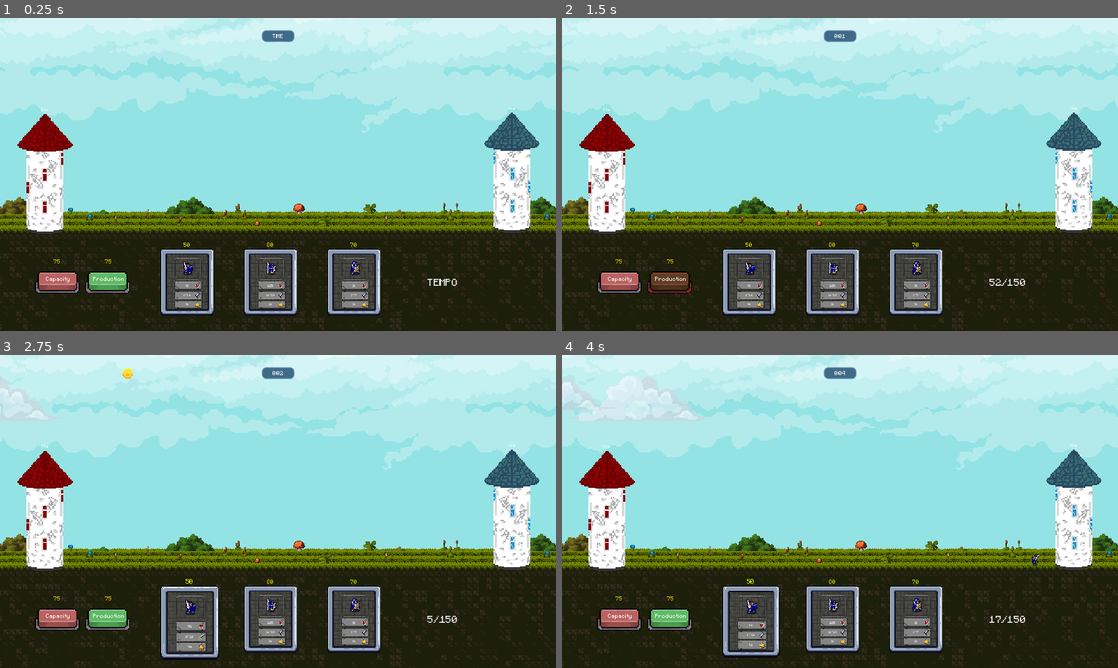
Above: before the commit, frames 1-4 (two rows, left to right).
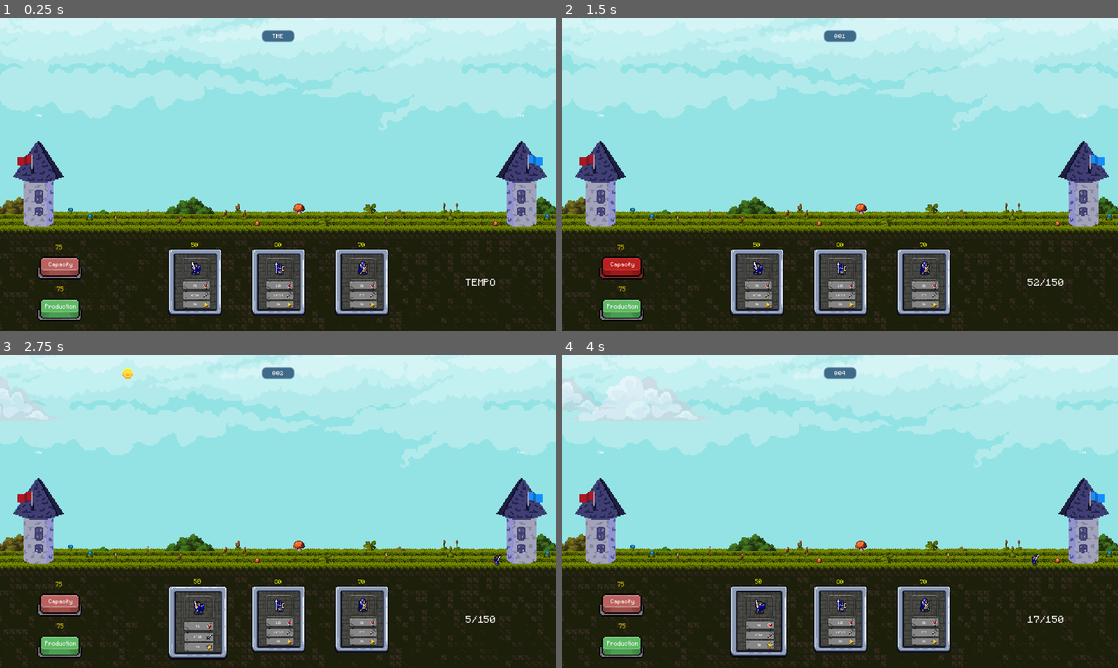
Above: after the commit, the same moments.

Repository: StefanoGavatta/StoriaMiniGioco
Game: Godot game, scene res://World/world.tscn
The game is run twice, just before and just after one commit, with the same random seed, the same clock (stepped at 60 frames per second) and the same inputs.
Inputs (mouse positions are in pixels of both pictures, inside the frame that each line leads up to):
- Up to frame 1 (0.25 s): no input
- Up to frame 2 (1.5 s): click "75" at 0.5 s; click "75" at 1.25 s
- Up to frame 3 (2.75 s): click (189, 621) at 2.02 s
- Up to frame 4 (4 s): click (689, 373) at 2.75 s; click (751, 621) at 3.52 s

The runs differ from the first frame. In frame 1, 16% of the frame differs, in the area x 0-100%, y 0-97%; in frame 2, 16%; in frame 3, 16%, in the area x 0-100%, y 0-98%; in frame 4, 16%.

Commit message:
aggiunto shake alla torre + piccole migliorie

Diff:
--- a/UI/miglioramenti.gd
+++ b/UI/miglioramenti.gd
@@ -22,6 +22,8 @@
 		next_upgrade_capacity += 50
 		aggiorna_labels()
 	else:
+		if $AnimationPlayer.is_playing():
+			await $AnimationPlayer.animation_finished
 		$AnimationPlayer.play("CapacityFondiIns")
 
 func _on_production_pressed() -> void:
@@ -42,6 +44,8 @@
 			aggiorna_labels()
 
 	else:
+		if $AnimationPlayer.is_playing():
+			await $AnimationPlayer.animation_finished
 		$AnimationPlayer.play("ProductionFondiIns")
 
 func aggiorna_labels():
--- a/World/world.tscn
+++ b/World/world.tscn
@@ -2074,10 +2074,9 @@
 motion_mirroring = Vector2(2038, 0)
 
 [node name="BBImage" type="Sprite2D" parent="Background/ParallaxBackground/ParallaxLayer"]
-position = Vector2(955, 392)
+position = Vector2(1016, 384)
 scale = Vector2(4.24897, 4.24309)
 texture = ExtResource("2_6rcl3")
-metadata/_edit_lock_ = true
 
 [node name="Timer" type="Timer" parent="Background"]
 autostart = true
@@ -2121,13 +2120,13 @@
 
 [node name="Torre3" parent="Torri" groups=["Nemico"] instance=ExtResource("2_wah31")]
 z_index = 4
-position = Vector2(149, 571)
+position = Vector2(128, 592)
 scale = Vector2(1.35, 1.35)
 collision_layer = 129
 
 [node name="Torre2" parent="Torri" groups=["Alleato"] instance=ExtResource("2_wah31")]
 z_index = 4
-position = Vector2(1761, 567)
+position = Vector2(1793, 592)
 scale = Vector2(1.35, 1.35)
 collision_layer = 65
 
@@ -2192,40 +2191,40 @@
 anchor_top = 1.0
 anchor_right = 0.5
 anchor_bottom = 1.0
-offset_left = -472.0
+offset_left = -444.0
 offset_top = -346.0
-offset_right = 472.0
+offset_right = 444.0
 offset_bottom = 0.0
 grow_horizontal = 2
 grow_vertical = 0
 
 [node name="Label" type="Label" parent="UI"]
 layout_mode = 0
-offset_left = 1476.0
+offset_left = 1608.0
 offset_top = 885.0
-offset_right = 1589.0
-offset_bottom = 964.0
+offset_right = 1721.0
+offset_bottom = 936.0
 theme_override_fonts/font = ExtResource("7_5ld53")
 theme_override_font_sizes/font_size = 56
 text = "TEMPO"
 
 [node name="Miglioramenti" type="Control" parent="UI"]
 anchors_preset = 0
-offset_left = 127.0
-offset_top = 819.0
-offset_right = 465.0
-offset_bottom = 1017.0
+offset_left = 64.0
+offset_top = 832.0
+offset_right = 402.0
+offset_bottom = 1030.0
 script = ExtResource("10_vk5v5")
 
 [node name="CapacityButton" type="AnimatedSprite2D" parent="UI/Miglioramenti"]
-position = Vector2(97, 85)
+position = Vector2(167.667, 21.7499)
 scale = Vector2(4.31944, 4.31944)
 sprite_frames = SubResource("SpriteFrames_hrtvg")
 frame = 1
 frame_progress = 1.0
 
 [node name="UpgradeButton" type="AnimatedSprite2D" parent="UI/Miglioramenti"]
-position = Vector2(271, 67.75)
+position = Vector2(167.667, 149.75)
 scale = Vector2(4.31944, 4.31944)
 sprite_frames = SubResource("SpriteFrames_1dnkh")
 frame = 1
@@ -2238,10 +2237,10 @@
 
 [node name="Capacity" type="Button" parent="UI/Miglioramenti"]
 layout_mode = 0
-offset_left = 7.0
-offset_top = 59.0
-offset_right = 140.0
-offset_bottom = 121.0
+offset_left = 77.6666
+offset_top = -4.25006
+offset_right = 210.667
+offset_bottom = 57.7499
 mouse_default_cursor_shape = 3
 theme = SubResource("Theme_vwx3l")
 theme_override_styles/focus = SubResource("StyleBoxEmpty_o1ill")
@@ -2286,10 +2285,10 @@
 
 [node name="Production" type="Button" parent="UI/Miglioramenti"]
 layout_mode = 0
-offset_left = 183.0
-offset_top = 59.0
-offset_right = 312.0
-offset_bottom = 123.0
+offset_left = 79.6666
+offset_top = 141.0
+offset_right = 208.667
+offset_bottom = 205.0
 mouse_default_cursor_shape = 3
 theme_override_styles/focus = SubResource("StyleBoxEmpty_fmppa")
 theme_override_styles/disabled_mirrored = SubResource("StyleBoxEmpty_5xg5u")
--- a/project.godot
+++ b/project.godot
@@ -25,6 +25,7 @@
 window/size/mode=2
 window/size/always_on_top=true
 window/stretch/mode="canvas_items"
+window/stretch/aspect="expand"
 
 [global_group]
 
--- a/torri/torre.gd
+++ b/torri/torre.gd
@@ -1,11 +1,19 @@
 @icon("res://IconGodotNode/node/icon_map.png")
 extends StaticBody2D
 
-const torre_alleata = preload("res://torri/torreAlleata.png")
-const torre_nemica = preload("res://torri/torreNemica.png")
+const torre_alleata = preload("res://torri/Sprite_TowerBLUE.png")
+const torre_nemica = preload("res://torri/Sprite_TowerRED.png")
 
 var vita: int = 500
 var danno: int
+
+#------scuotimento------
+var shake_intensity = 0.0
+var shake_duration = 0.0
+var shake_timer = 0.0
+var shake_offset = Vector2.ZERO
+
+@onready var pos_init = global_position
 
 func _ready() -> void:
 	if is_in_group("Nemico"):
@@ -14,7 +22,23 @@
 	else:
 		$Sprite2D.texture = torre_alleata
 
-func prendiDanno(danno:int):
+
+func _process(delta: float) -> void:
+	if shake_timer < shake_duration:
+		shake_timer += delta
+		var progress = shake_timer / shake_duration
+		var current_intensity = shake_intensity * (1.0 - progress)
+		shake_offset = Vector2(randf_range(-current_intensity, current_intensity),randf_range(-current_intensity, current_intensity))
+	else:
+		shake_offset = Vector2.ZERO
+	global_position = pos_init + shake_offset
+
+
+func prendiDanno(danno: int):
+	shake_intensity = 10.0
+	shake_duration = 0.2
+	shake_timer = 0.0
+
 	vita -= danno
 	aggiornaVita()
 	if vita <= 0:
@@ -23,10 +47,10 @@
 func esplodi():
 	get_tree().reload_current_scene()
 
-	#Data : chiama la funzione per compilare il txt
+
 	$"../../Data".componi()
 
 	queue_free()
 
 func aggiornaVita():
-	$vita.text = str(vita) +"/"+ str(700)
+	$vita.text = str(vita) + "/" + str(700)
--- a/torri/torre.tscn
+++ b/torri/torre.tscn
@@ -1,10 +1,10 @@
 [gd_scene load_steps=4 format=3 uid="uid://dn1viqrgtvoa0"]
 
 [ext_resource type="Script" path="res://torri/torre.gd" id="1_1h6gk"]
-[ext_resource type="Texture2D" uid="uid://b1gx17kvdre26" path="res://torri/torreAlleata.png" id="2_eoswh"]
+[ext_resource type="Texture2D" uid="uid://cdgxfq37g00xl" path="res://torri/Sprite_TowerBLUE.png" id="2_ixshs"]
 
 [sub_resource type="RectangleShape2D" id="RectangleShape2D_4q6hr"]
-size = Vector2(113, 254)
+size = Vector2(131, 225)
 
 [node name="Torre" type="StaticBody2D"]
 script = ExtResource("1_1h6gk")
@@ -12,10 +12,10 @@
 [node name="Sprite2D" type="Sprite2D" parent="."]
 position = Vector2(5, -13)
 scale = Vector2(2.95125, 2.95124)
-texture = ExtResource("2_eoswh")
+texture = ExtResource("2_ixshs")
 
 [node name="CollisionShape2D" type="CollisionShape2D" parent="."]
-position = Vector2(6.5, 1)
+position = Vector2(6.5, -14.5)
 shape = SubResource("RectangleShape2D_4q6hr")
 
 [node name="vita" type="Label" parent="."]
Not shown, changed: RaccoltaDati/dati.txt
Not shown, changed: RaccoltaDati/decrypted.txt
Not shown, changed: RaccoltaDati/encrypted.txt
Binary file added: torri/Sprite_TowerBLUE.png
Not shown, added: torri/Sprite_TowerBLUE.png.import
Binary file added: torri/Sprite_TowerRED.png
Not shown, added: torri/Sprite_TowerRED.png.import
